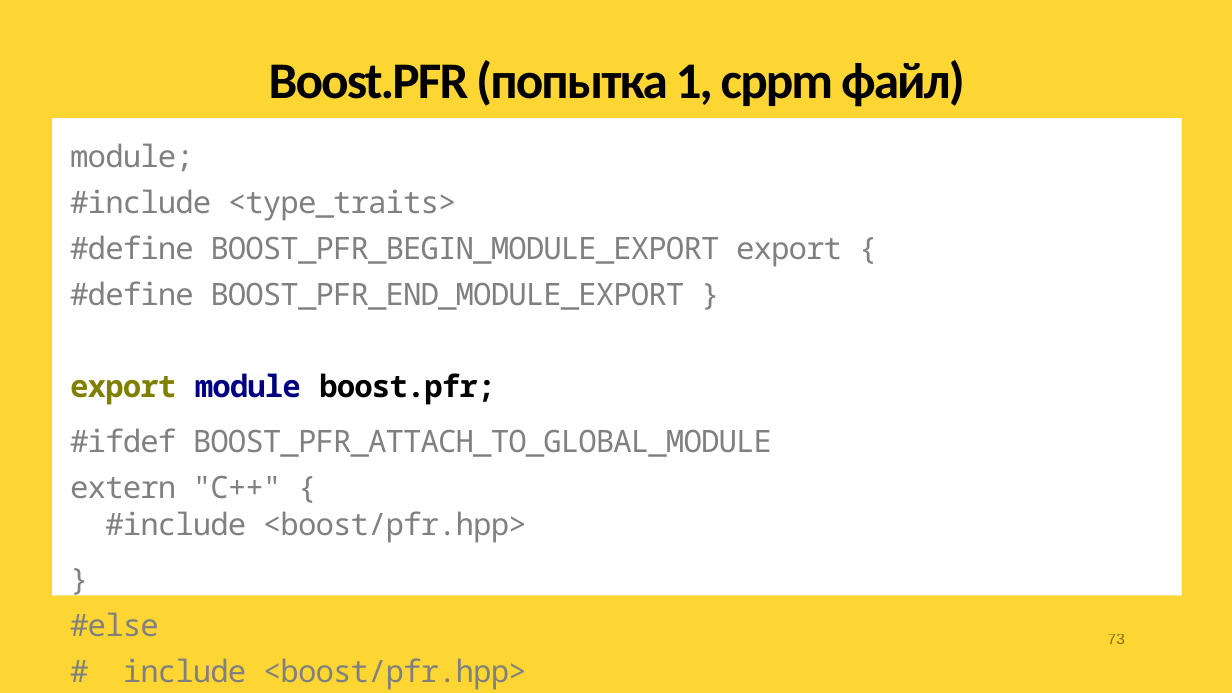
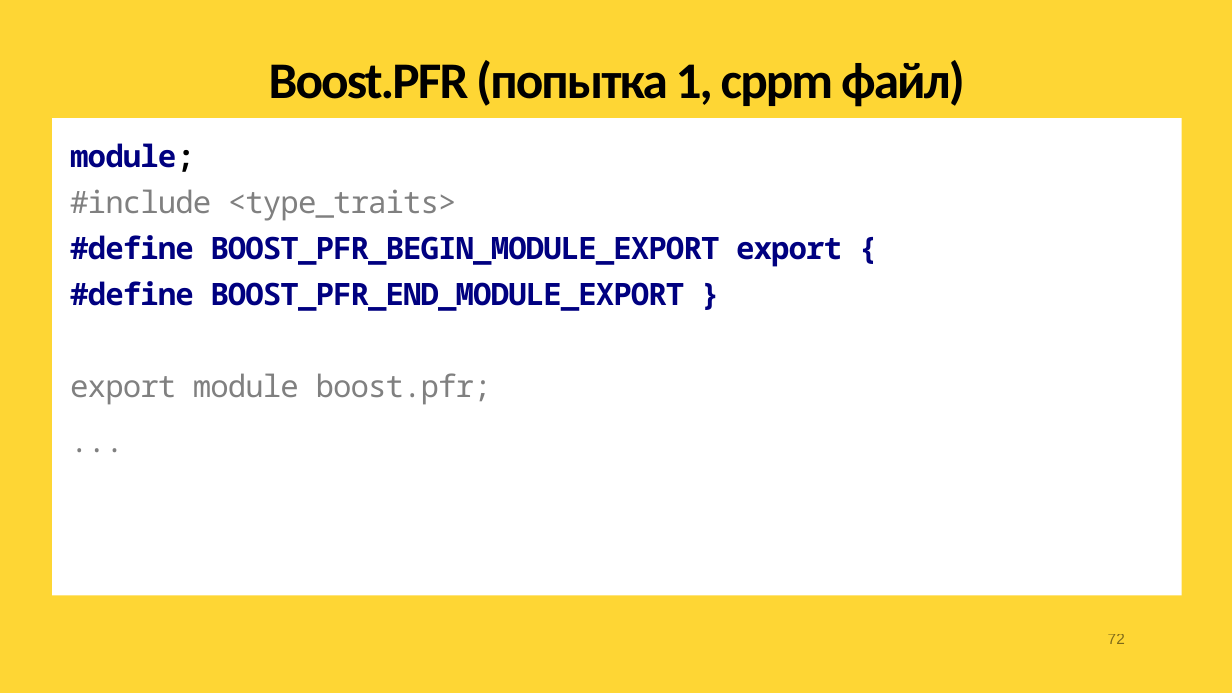
Before and after one commit to apolukhin/apolukhin.github.io, a slide deck: slide 72 of presentations/modules.odp (slide 73 before the commit). Drawn at 1232x693 pixels with LibreOffice and Linux fonts; fonts in the diff are those of the drawing; background and template pictures are left out. Boxes give left, top, right and bottom in pixels: in the first picture for what was removed or moved away, otherwise in the second. Text is boxed around its words. In the diff, an @@ line names an element or a change of style, - is before the commit and + after.

```diff
--- a/presentations/modules.odp
+++ b/presentations/modules.odp
@@ text at [70,143,842,405]: text colour #808080 to #000080, bold on in "module;", "#define BOOST_PFR_BEGIN_MODULE_EXPORT export {", "#define BOOST_PFR_END_MODULE_EXPORT }"; text colour #808080 to #000000 in "module;"; text colour #808000 to #808080 in "export"; text colour #000080 to #808080 in "module"; text colour #000000 to #808080 in "boost.pfr;"; bold off in "export module boost.pfr;" @@
@@ text at [70,428,772,690]: text changed @@
-#ifdef BOOST_PFR_ATTACH_TO_GLOBAL_MODULE
-extern "C++" {
-#include <boost/pfr.hpp>
-}
-#else
-# include <boost/pfr.hpp>
-#endif
+...
@@ page number at [1108,634,1125,644]: text changed @@
-73
+72
```
Also in this commit, not shown: 11 other slides changed, 1 slide removed, 1 other file.
